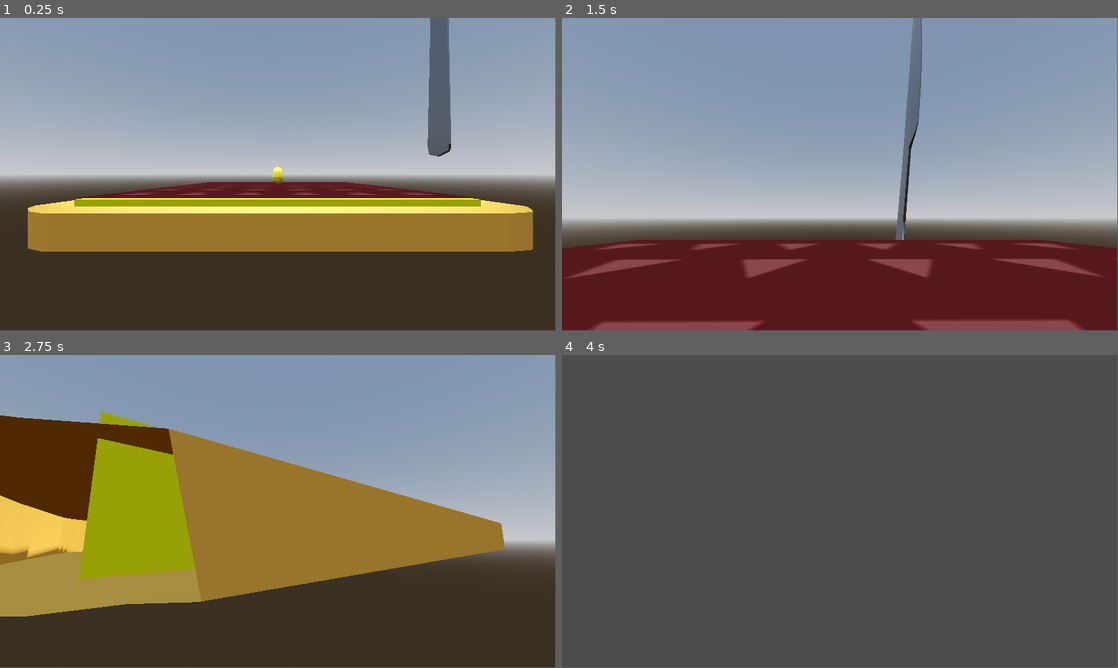
Above: before the commit, frames 1-4 (two rows, left to right).
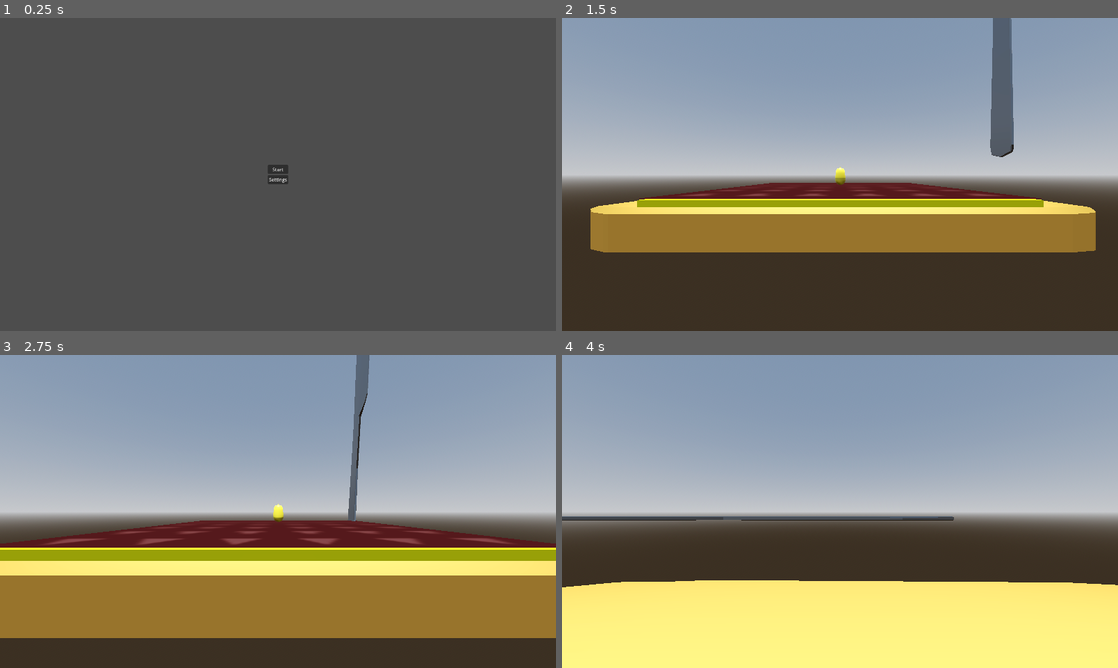
Above: after the commit, the same moments.

Repository: wolfthewizard/mages-breakfast
Game: Godot game, scene res://scenes/environments/menu/menu.tscn
Two runs of this game, one before a commit and one after it. Both use one fixed random seed, a clock stepped at 60 frames per second and the inputs below. Before the commit the project starts from res://scenes/environments/level/level.tscn.
Inputs (mouse positions are in pixels of both pictures, inside the frame that each line leads up to):
- Up to frame 1 (0.25 s): no input
- Up to frame 2 (1.5 s): click (840, 180) at 0.5 s, where only the run after the commit has a clickable "Settings"; click (840, 168) at 1.25 s, where only the run after the commit has a clickable "Start"
- Up to frame 3 (2.75 s): move the mouse to (305, 508) at 2.02 s; hold W (up) from 2.03 s (still down); tap Space (jump) at 2.27 s
- Up to frame 4 (4 s): keep holding W (up); move the mouse to (812, 511) at 2.77 s; tap Space (jump) at 3.02 s; move the mouse to (851, 505) at 3.52 s
The window is 799x449 before the commit and 800x450 after it. Grey fills any space a smaller window leaves; there, only what the larger window draws over its background counts as a difference.

The runs differ from the first frame. In frame 1, 98% of the frame differs, in the area x 0-100%, y 0-100%; in frame 2, 55%; in frame 3, 55%; in frame 4, 96%.

Commit message:
implemented wip start menu

Diff:
--- a/Mage's Breakfast/patterns/event_bus/event_bus.gd
+++ b/Mage's Breakfast/patterns/event_bus/event_bus.gd
@@ -1,4 +1,9 @@
 extends Node
 
 
+# gui
+signal start_game
+signal open_settings
+
+# gameplay
 signal attack_in_preparation(angle: float, prep_time: float)
--- a/Mage's Breakfast/project.godot
+++ b/Mage's Breakfast/project.godot
@@ -11,13 +11,20 @@
 [application]
 
 config/name="Mage's Breakfast"
-run/main_scene="res://scenes/environments/level/level.tscn"
+run/main_scene="res://scenes/environments/menu/menu.tscn"
 config/features=PackedStringArray("4.2", "Forward Plus")
 config/icon="res://icon.svg"
 
 [autoload]
 
 EventBus="*res://patterns/event_bus/event_bus.gd"
+
+[display]
+
+window/size/viewport_width=1920
+window/size/viewport_height=1080
+window/size/mode=3
+window/stretch/mode="viewport"
 
 [file_customization]
 
@@ -26,7 +33,8 @@
 "res://patterns/": "purple",
 "res://scenes/": "yellow",
 "res://scenes/entities/": "red",
-"res://scenes/environments/": "green"
+"res://scenes/environments/": "teal",
+"res://scenes/gui/": "green"
 }
 
 [input]
@@ -61,7 +69,3 @@
 
 3d_physics/layer_1="player"
 3d_physics/layer_2="environment"
-
-[physics]
-
-3d/default_gravity=0.2
--- /dev/null
+++ b/Mage's Breakfast/scenes/environments/menu/menu.gd
@@ -0,0 +1,9 @@
+extends Node3D
+
+
+func _ready():
+	EventBus.start_game.connect(_on_start_requested)
+
+
+func _on_start_requested():
+	get_tree().change_scene_to_file("res://scenes/environments/level/level.tscn")
--- /dev/null
+++ b/Mage's Breakfast/scenes/environments/menu/menu.tscn
@@ -0,0 +1,9 @@
+[gd_scene load_steps=3 format=3 uid="uid://d1kpptogytyu6"]
+
+[ext_resource type="Script" path="res://scenes/environments/menu/menu.gd" id="1_q2y7l"]
+[ext_resource type="PackedScene" uid="uid://c3igs5ut8tcuu" path="res://scenes/gui/start/start.tscn" id="2_sspbq"]
+
+[node name="Menu" type="Node3D"]
+script = ExtResource("1_q2y7l")
+
+[node name="Start" parent="." instance=ExtResource("2_sspbq")]
--- /dev/null
+++ b/Mage's Breakfast/scenes/gui/start/start.gd
@@ -0,0 +1,9 @@
+extends Control
+
+
+func _on_start_button_pressed():
+	EventBus.start_game.emit()
+
+
+func _on_settings_button_pressed():
+	EventBus.open_settings.emit()
--- /dev/null
+++ b/Mage's Breakfast/scenes/gui/start/start.tscn
@@ -0,0 +1,34 @@
+[gd_scene load_steps=2 format=3 uid="uid://c3igs5ut8tcuu"]
+
+[ext_resource type="Script" path="res://scenes/gui/start/start.gd" id="1_dpov4"]
+
+[node name="Start" type="Control"]
+layout_mode = 3
+anchors_preset = 15
+anchor_right = 1.0
+anchor_bottom = 1.0
+grow_horizontal = 2
+grow_vertical = 2
+script = ExtResource("1_dpov4")
+
+[node name="CenterContainer" type="CenterContainer" parent="."]
+layout_mode = 1
+anchors_preset = 15
+anchor_right = 1.0
+anchor_bottom = 1.0
+grow_horizontal = 2
+grow_vertical = 2
+
+[node name="VBoxContainer" type="VBoxContainer" parent="CenterContainer"]
+layout_mode = 2
+
+[node name="StartButton" type="Button" parent="CenterContainer/VBoxContainer"]
+layout_mode = 2
+text = "Start"
+
+[node name="SettingsButton" type="Button" parent="CenterContainer/VBoxContainer"]
+layout_mode = 2
+text = "Settings"
+
+[connection signal="pressed" from="CenterContainer/VBoxContainer/StartButton" to="." method="_on_start_button_pressed"]
+[connection signal="pressed" from="CenterContainer/VBoxContainer/SettingsButton" to="." method="_on_settings_button_pressed"]
